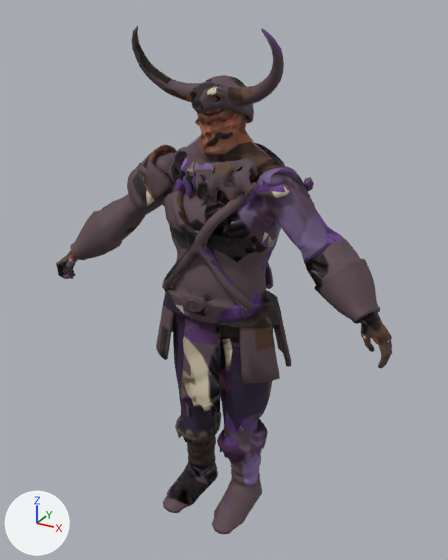
One commit to the glTF model public/assets/models/enemy_marauder_violet.glb: the scene before it, then after it.
Both versions are drawn from a 50 mm lens placed at (1.138, -2.041, 2.118), pointed at (0.003, 0.024, 1.085). Lighting does not change. The marker at lower left points along +X, +Y and +Z. The picture after the commit comes second. Vertices at exactly the same position are counted once.

Names of what the first picture shows: 'enemy_marauder_violet_mesh'.
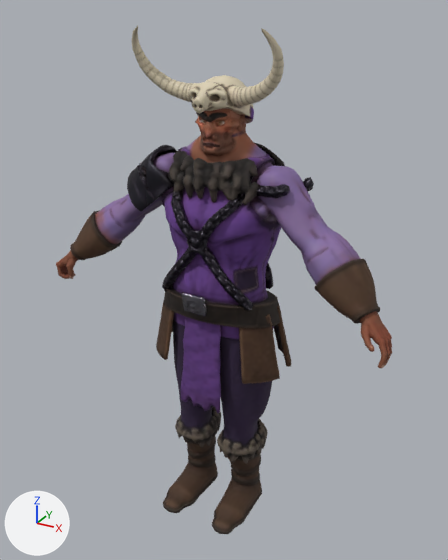
Where the change shows, as pixel boxes [x1, y1, x2, y2] in the pictures (448 x 560 px; the box of a moved part takes in the faces that stretch with it):
part 1 of me_enemy_marauder_violet_mesh, moved or reshaped
    both: [164, 284, 280, 534]
part 2 of me_enemy_marauder_violet_mesh, moved or reshaped
    before: [185, 84, 268, 172]
    after: [185, 84, 268, 163]
part 3 of me_enemy_marauder_violet_mesh, moved or reshaped
    both: [70, 248, 110, 260]
part 4 of me_enemy_marauder_violet_mesh, surface changed
    both: [56, 25, 392, 533]

What the commit changed:
me_enemy_marauder_violet_mesh has 7939 vertices, 15825 faces and spans x -0.74..0.75, y -0.26..0.26, z 0.0..2.06.
me_enemy_marauder_violet_mesh is used by ob_enemy_marauder_violet_mesh; location (0.0, 0.0, 0.0).
me_enemy_marauder_violet_mesh part 1: 20 vertices moved from x -0.23..0.26, y -0.2..0.08, z 0.02..1.05 to x -0.23..0.26, y -0.2..0.08, z 0.01..1.04; 84 vertices removed from x -0.24..0.26, y -0.25..0.16, z 0.0..1.12; 86 vertices added at x -0.24..0.26, y -0.25..0.16, z 0.0..1.12.
me_enemy_marauder_violet_mesh part 2: 11 vertices moved from x -0.15..0.02, y -0.08..0.22, z 1.46..1.78 to x -0.15..0.03, y -0.08..0.22, z 1.46..1.78; 82 vertices removed from x -0.18..0.11, y -0.16..0.16, z 1.48..1.86; 79 vertices added at x -0.09..0.11, y -0.16..0.16, z 1.49..1.85.
me_enemy_marauder_violet_mesh part 3: 2 vertices moved within x -0.51, y -0.11, z 1.15; 6 vertices removed from x -0.64..-0.62, y -0.18..-0.06, z 1.1..1.16; 7 vertices added at x -0.64..-0.61, y -0.18..-0.06, z 1.11..1.16.
me_enemy_marauder_violet_mesh part 4: 13971 kept faces spanning x -0.74..0.75, y -0.26..0.26, z 0.0..2.06 get new texture (UV) coordinates.
